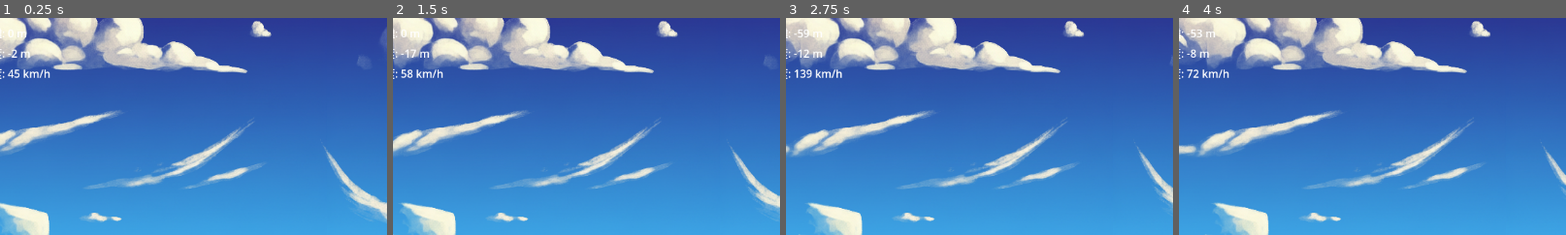
Above: before the commit, frames 1-4 (left to right).
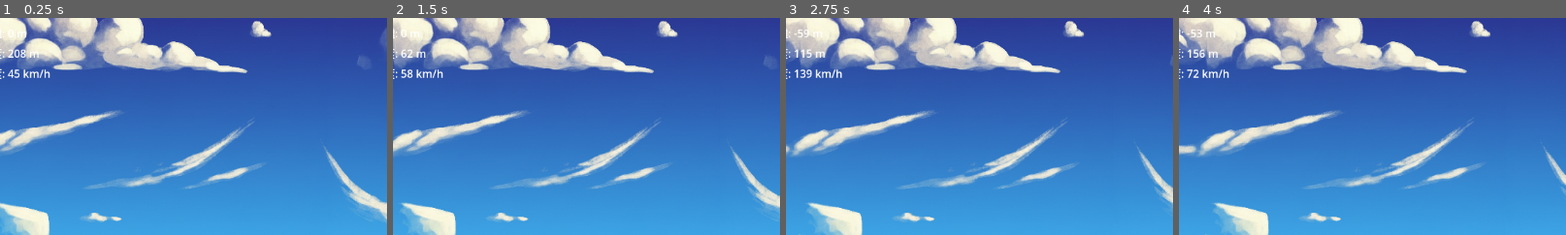
Above: after the commit, the same moments.

Repository: elminsterii/MyFunnyWorld
Game: Godot game, scene res://main.tscn
Same seed, same stepped clock (60 frames per second), same inputs: the game is played once before the commit and once after it.
Inputs (mouse positions are % of the whole screen's width and height, from its top left):
- Up to frame 1 (0.25 s): no input
- Up to frame 2 (1.5 s): move the mouse to (72, 45) at 0.52 s; click (72, 45) at 0.67 s; drag from (30, 55) to (45, 70) at 1.27 s
- Up to frame 3 (2.75 s): move the mouse to (60, 28) at 2.02 s; click (60, 28) at 2.17 s
- Up to frame 4 (4 s): drag from (45, 70) to (20, 35) at 2.77 s; move the mouse to (80, 65) at 3.52 s; click (80, 65) at 3.67 s
The pictures show only the part of the screen within x 3-53%, y 0-50%; the shares and areas given below are measured in that part.

The runs differ from the first frame. In frame 1, 0.2% of the frame differs, in the area x 2-11%, y 14-19%; in frame 2, 0.1%; in frame 3, 0.2%; in frame 4, 0.2%.

Commit message:
fix issue about character height offset.

Diff:
--- a/characters/character.gd
+++ b/characters/character.gd
@@ -4,6 +4,9 @@
 @export var launch_speed: float = 2.0
 var is_dragging: bool = false
 var drag_start_pos: Vector2
+
+func get_char_data():
+	return char_data
 
 func _ready():
 	if char_data:
--- a/characters/definitions/character_data.gd
+++ b/characters/definitions/character_data.gd
@@ -6,3 +6,4 @@
 @export var friction: float = 0.3    # 摩擦力
 @export var bounce: float = 0.3      # 彈性
 @export var texture: Texture2D       # 角色外觀
+@export var body_height: float = 46.0
--- a/characters/test_bird/test_bird_character_data.gd.tres
+++ b/characters/test_bird/test_bird_character_data.gd.tres
@@ -7,4 +7,5 @@
 mass = 1.0
 friction = 1.0
 bounce = 0.5
+body_height = 126.0
 metadata/_custom_type_script = "uid://tdd32yvwst7t"
--- a/main.gd
+++ b/main.gd
@@ -4,15 +4,20 @@
 signal stats_updated(dist: float, height: float, speed: float, accel: float)
 
 @onready var character = $Character
+@onready var ground_node = $Ground/PhysicalGround
 @onready var hud = $HUD
 
 var start_pos: Vector2
 var last_velocity: Vector2 = Vector2.ZERO # 用來存上一影格的速度
+var char_height_offset: int
 
 func _ready() -> void:
+	if character.get_char_data():
+		var char_data = character.get_char_data()
+		char_height_offset = char_data.body_height / 2.0
+
 	# 1. 取得節點
 	var camera = $Character/Camera2D
-	var ground_node = $Ground/PhysicalGround  # 指向你的地板節點
 
 	# 2. 自動設定 Limit
 	# global_position.y 就是地板在世界中的絕對高度
@@ -28,9 +33,11 @@
 
 func _physics_process(delta: float) -> void:
 	if not character: return
+
 	# 1. 計算基本數值
 	var dist = (character.global_position.x - start_pos.x) / 10.0
-	var height = (start_pos.y - character.global_position.y) / 10.0
+	var current_feet_y = character.global_position.y + char_height_offset
+	var height = ground_node.global_position.y - current_feet_y
 
 	# 2. 計算速度 (linear_velocity 是 Vector2)
 	var current_velocity = character.linear_velocity
